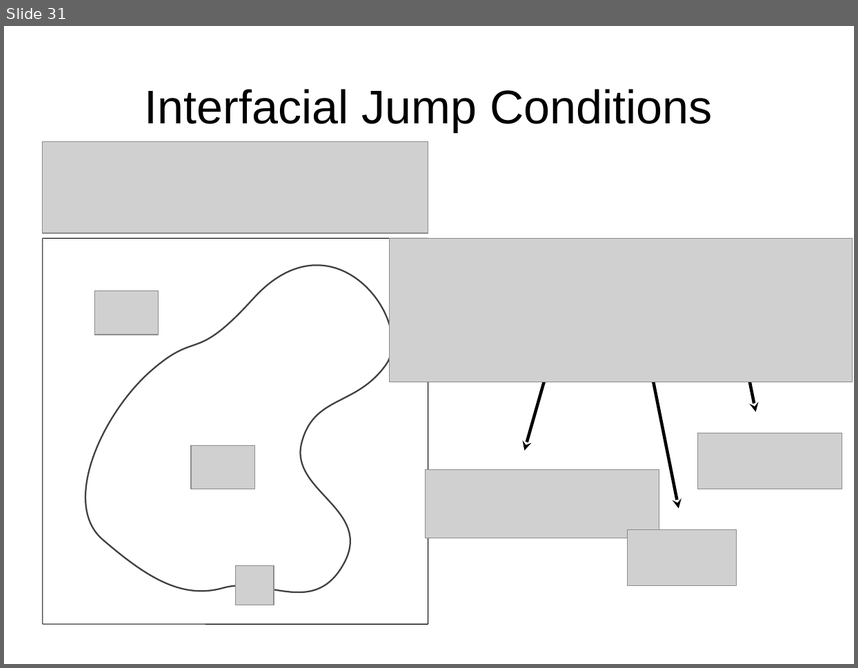
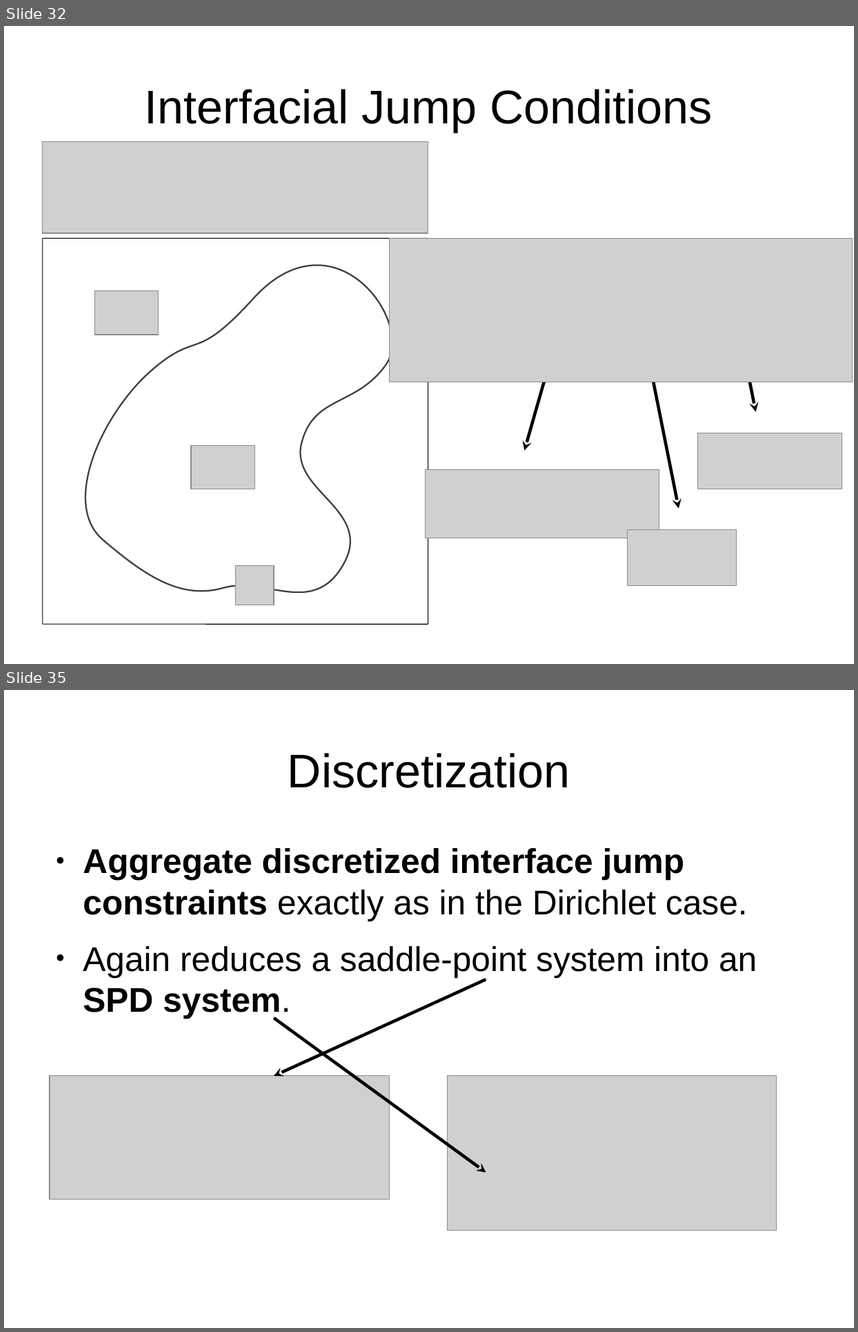
Before and after one commit to jhellrung/documents, a slide deck: presentations/sandia.2011.11.08/slides.odp. Shown one above the other, each under a label of ours: slide 31 before the commit, slides 32 and 35 after it; the slides between them are not shown. The pictures are 858x668 and 858x1332 pixels, drawn with LibreOffice and Linux fonts; fonts in the diff are those of the drawing; grey boxes stand for pictures. Boxes give left, top, right and bottom in pixels: in the first picture for what was removed or moved away, otherwise in the second. Text is boxed around its words. In the diff, an @@ line names an element or a change of style, - is before the commit and + after.

```diff
--- a/presentations/sandia.2011.11.08/slides.odp
+++ b/presentations/sandia.2011.11.08/slides.odp
@@ slide 35 added at (x1=4, y1=690, x2=854, y2=1328), background #FFFFFF @@
@@ title added at (x1=288, y1=753, x2=570, y2=788), 44 pt, text #000000 @@
+Discretization
@@ text added at (x1=83, y1=848, x2=757, y2=1018), 32 pt, text #000000 @@
+● Aggregate discretized interface jump constraints exactly as in the Dirichlet case.
+● Again reduces a saddle-point system into an SPD system.
@@ arrow added from (486, 979) to (274, 1076), #000000 2.89 pt @@
@@ arrow added from (274, 1018) to (486, 1172), #000000 2.89 pt @@
@@ picture added at (x1=50, y1=1076, x2=390, y2=1199) @@
@@ picture added at (x1=448, y1=1076, x2=777, y2=1230) @@
@@ what was slide 31 is now slide 32 @@
```
Also in this commit, not shown: 1 slide changed, 3 other slides added.
